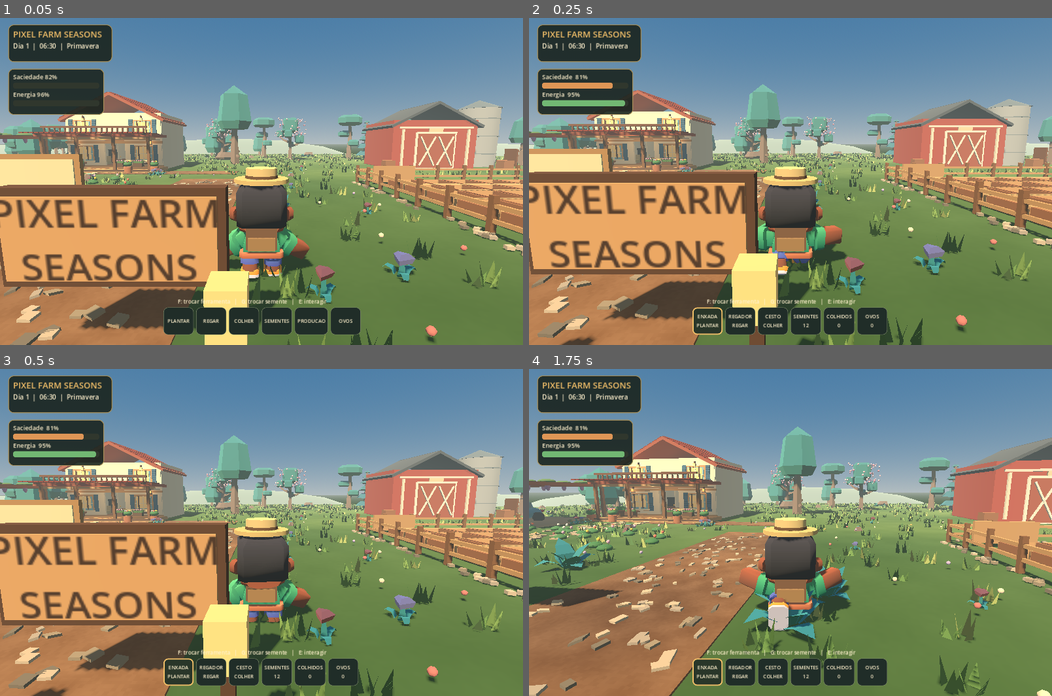
Above: before the commit, frames 1-4 (two rows, left to right).
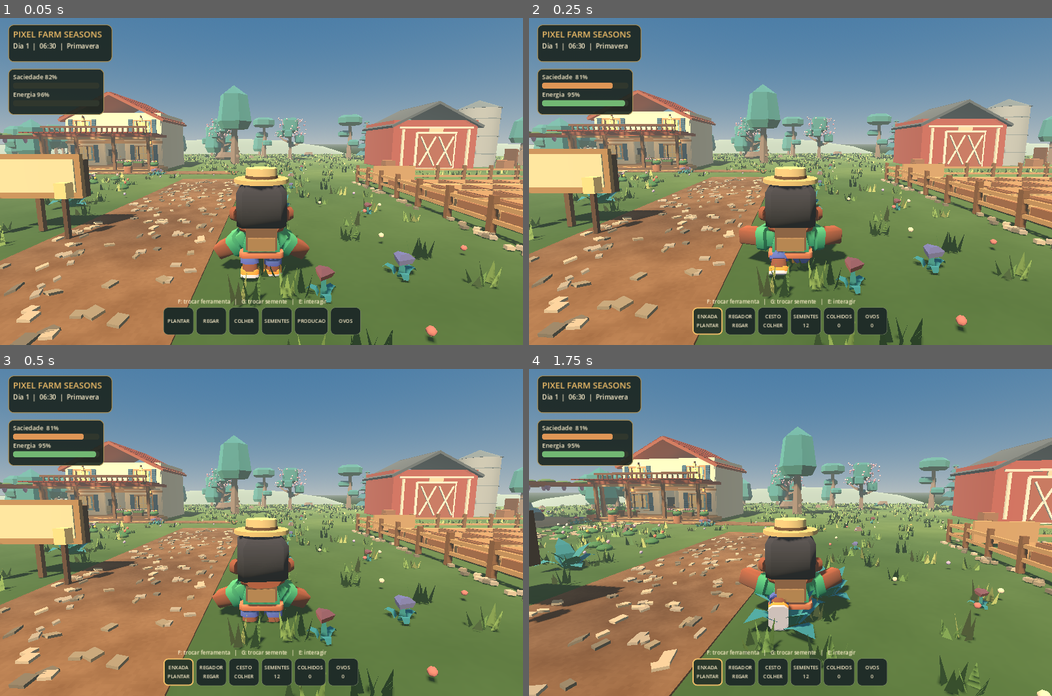
Above: after the commit, the same moments.

Repository: juniordev830/pixel-farm-seasons
Game: Godot game, scene res://scenes/farm_world.tscn
Same seed, same stepped clock (60 frames per second), same inputs: the game is played once before the commit and once after it.
Inputs (mouse positions are in pixels of both pictures, inside the frame that each line leads up to):
- Up to frame 1 (0.05 s): no input
- Up to frame 2 (0.25 s): no input
- Up to frame 3 (0.5 s): no input
- Up to frame 4 (1.75 s): tap Enter (ui_accept) at 0.5 s; move the mouse to (816, 532) at 0.52 s; hold Ctrl (crouch) 0.53-1.28 s; hold W (move_forward) from 0.53 s (still down); tap Space (jump) at 0.77, 1.52 s; move the mouse to (764, 532) at 1.27 s; tap Shift (sprint) at 1.35 s

The runs differ from the first frame. In frame 1, 16% of the frame differs, in the area x 0-55%, y 43-100%; in frame 2, 17%, in the area x 0-57%, y 41-100%; in frame 3, 17%; in frame 4, 0.6%.

Commit message:
fix(composition): move mission sign off the center of third-person camera to reveal farmhouse

Diff:
--- a/godot/scripts/cozy_reference_art.gd
+++ b/godot/scripts/cozy_reference_art.gd
@@ -196,8 +196,8 @@
 
 func _farm_sign_and_lanterns() -> void:
     # Sign is placed beside existing interactable mission board.
-    _box("Totem fazenda madeira", Vector3(-2.2, 1.53, 13.20), Vector3(2.45, 1.1, 0.23), WOOD_DARK)
-    _box("Totem fazenda interno", Vector3(-2.2, 1.53, 13.34), Vector3(2.27, 0.92, 0.055), WOOD_LITE)
+    _box("Totem fazenda madeira", Vector3(-7.0, 1.53, 8.20), Vector3(2.45, 1.1, 0.23), WOOD_DARK)
+    _box("Totem fazenda interno", Vector3(-7.0, 1.53, 8.34), Vector3(2.27, 0.92, 0.055), WOOD_LITE)
     var label := Label3D.new()
     label.name = "Placa de boas-vindas"
     label.text = "PIXEL FARM\nSEASONS"
@@ -205,13 +205,13 @@
     label.pixel_size = 0.010
     label.modulate = Color("#553b28")
     label.outline_size = 0
-    label.position = Vector3(-2.2, 1.54, 13.39)
+    label.position = Vector3(-7.0, 1.54, 8.39)
     label.billboard = BaseMaterial3D.BILLBOARD_DISABLED
     add_child(label)
-    for x in [-3.6, -0.85]:
-        var glow := _box("Lampiao de entrada", Vector3(x, 1.33, 14.2), Vector3(0.30, 0.41, 0.29), GOLD)
+    for x in [-8.3, -5.75]:
+        var glow := _box("Lampiao de entrada", Vector3(x, 1.33, 9.20), Vector3(0.30, 0.41, 0.29), GOLD)
         glow.material_override = _mat(GOLD, true)
-        _box("Lampiao poste", Vector3(x, 0.68, 14.2), Vector3(0.11, 1.36, 0.11), WOOD_DARK)
+        _box("Lampiao poste", Vector3(x, 0.68, 9.20), Vector3(0.11, 1.36, 0.11), WOOD_DARK)
 
 
 func _flowering_trees() -> void:
